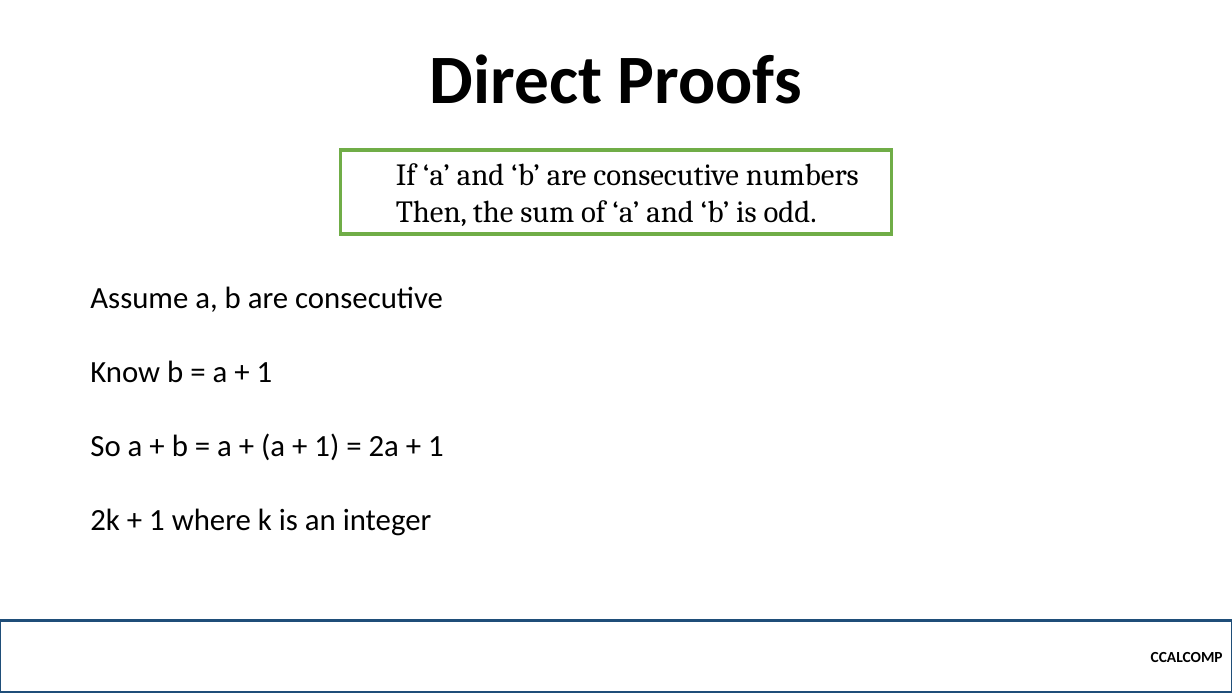
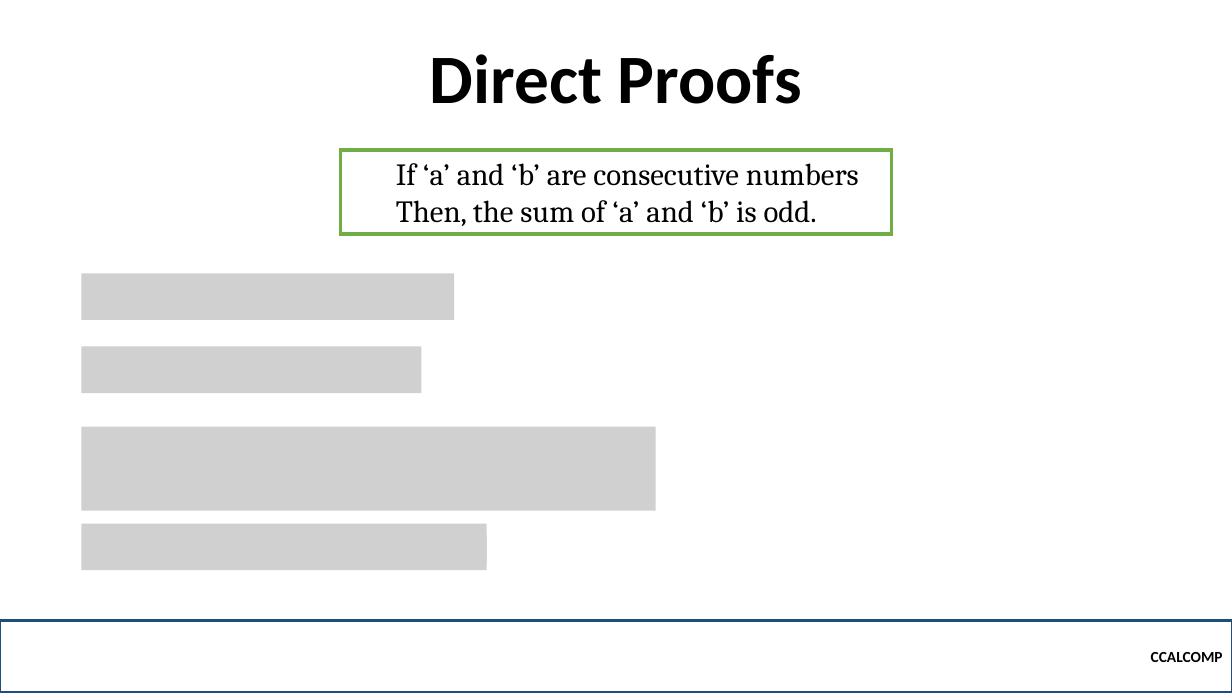
Before and after one commit to robitussin/CCALCOMP, a slide deck: slide 11 of Week 3 - Proofs/Proofs.pptx (slide 12 before the commit). Drawn at 1232x693 pixels with LibreOffice and Linux fonts; fonts in the diff are those of the drawing; grey boxes stand for pictures; background and template pictures are left out. Boxes give left, top, right and bottom in pixels: in the first picture for what was removed or moved away, otherwise in the second. Text is boxed around its words. In the diff, an @@ line names an element or a change of style, - is before the commit and + after.

```diff
--- a/Week 3 - Proofs/Proofs.pptx
+++ b/Week 3 - Proofs/Proofs.pptx
@@ picture added at box(81, 274, 454, 320) @@
@@ text removed at box(90, 286, 444, 536) @@
-Assume a, b are consecutive
-Know b = a + 1
-So a + b = a + (a + 1) = 2a + 1
-2k + 1 where k is an integer
@@ picture added at box(81, 347, 421, 393) @@
@@ picture added at box(81, 427, 656, 511) @@
@@ picture added at box(81, 524, 487, 570) @@
@@ picture added at box(463, 535, 487, 563) @@
```
Also in this commit, not shown: 6 other slides changed, 5 slides added, 1 slide removed.
